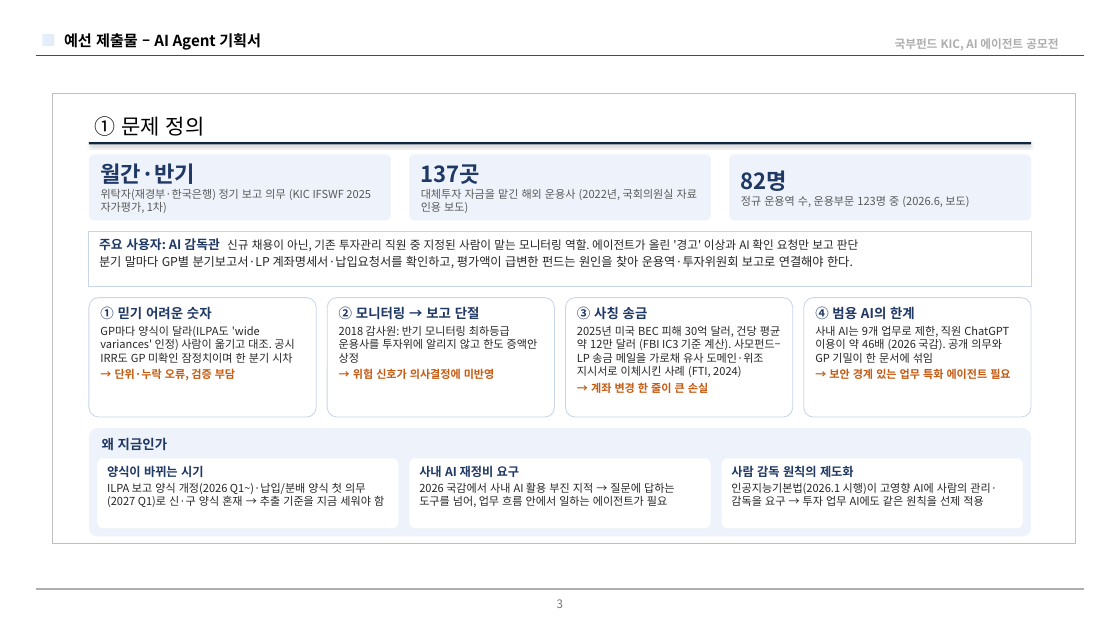
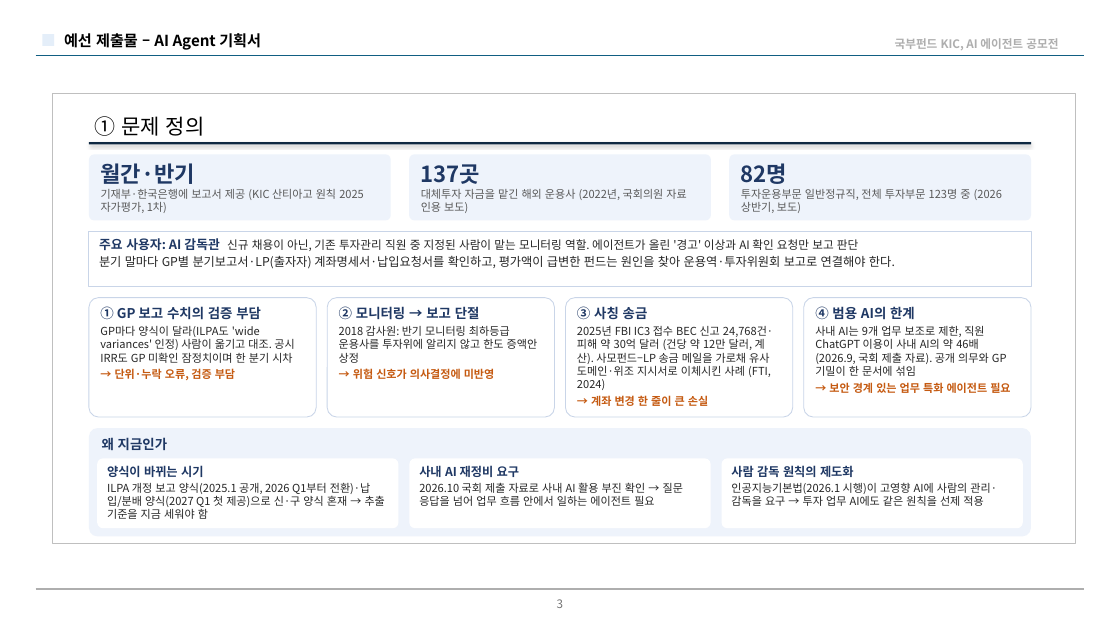
Before and after one commit to Chaewon-Park-STUDY/KIC-AI-Agent-2026, a slide deck: slide 3 of docs/proposal/HumanSight_proposal_draft_v7.pptx. Drawn at 1120x630 pixels with LibreOffice and Linux fonts; fonts in the diff are those of the drawing; background and template pictures are left out. Boxes give left, top, right and bottom in pixels: in the first picture for what was removed or moved away, otherwise in the second. Text is boxed around its words. In the diff, an @@ line names an element or a change of style, - is before the commit and + after.

```diff
--- a/docs/proposal/HumanSight_proposal_draft_v7.pptx
+++ b/docs/proposal/HumanSight_proposal_draft_v7.pptx
@@ text in rounded rectangle at box(101, 189, 364, 213): text changed @@
-위탁자(재경부·한국은행) 정기 보고 의무 (KIC IFSWF 2025 자가평가, 1차)
+기재부·한국은행에 보고서 제공 (KIC 산티아고 원칙 2025 자가평가, 1차)
@@ text in rounded rectangle at box(421, 189, 686, 213): text changed @@
-대체투자 자금을 맡긴 해외 운용사 (2022년, 국회의원실 자료 인용 보도)
+대체투자 자금을 맡긴 해외 운용사 (2022년, 국회의원 자료 인용 보도)
@@ text in rounded rectangle at box(741, 189, 1002, 213): text changed @@
-정규 운용역 수, 운용부문 123명 중 (2026.6, 보도)
+투자운용부문 일반정규직, 전체 투자부문 123명 중 (2026 상반기, 보도)
@@ text in rectangle at box(99, 256, 895, 269): text changed @@
-분기 말마다 GP별 분기보고서·LP 계좌명세서·납입요청서를 확인하고, 평가액이 급변한 펀드는 원인을 찾아 운용역·투자위원회 보고로 연결해야 한다.
+분기 말마다 GP별 분기보고서·LP(출자자) 계좌명세서·납입요청서를 확인하고, 평가액이 급변한 펀드는 원인을 찾아 운용역·투자위원회 보고로 연결해야 한다.
@@ text in rounded rectangle at box(100, 306, 261, 320): text changed @@
-① 믿기 어려운 숫자
+① GP 보고 수치의 검증 부담
@@ text in rounded rectangle at box(577, 326, 773, 390): text changed @@
-2025년 미국 BEC 피해 30억 달러, 건당 평균 약 12만 달러 (FBI IC3 기준 계산). 사모펀드–LP 송금 메일을 가로채 유사 도메인·위조 지시서로 이체시킨 사례 (FTI, 2024)
+2025년 FBI IC3 접수 BEC 신고 24,768건·피해 약 30억 달러 (건당 약 12만 달러, 계산). 사모펀드–LP 송금 메일을 가로채 유사 도메인·위조 지시서로 이체시킨 사례 (FTI, 2024)
@@ text in rounded rectangle at box(815, 326, 1007, 376): text changed @@
-사내 AI는 9개 업무로 제한, 직원 ChatGPT 이용이 약 46배 (2026 국감). 공개 의무와 GP 기밀이 한 문서에 섞임
+사내 AI는 9개 업무 보조로 제한, 직원 ChatGPT 이용이 사내 AI의 약 46배 (2026.9, 국회 제출 자료). 공개 의무와 GP 기밀이 한 문서에 섞임
@@ text in rounded rectangle at box(107, 483, 385, 519): text changed @@
-ILPA 보고 양식 개정(2026 Q1~)·납입/분배 양식 첫 의무(2027 Q1)로 신·구 양식 혼재 → 추출 기준을 지금 세워야 함
+ILPA 개정 보고 양식(2025.1 공개, 2026 Q1부터 전환)·납입/분배 양식(2027 Q1 첫 제공)으로 신·구 양식 혼재 → 추출 기준을 지금 세워야 함
@@ text in rounded rectangle at box(419, 482, 683, 506): text changed @@
-2026 국감에서 사내 AI 활용 부진 지적 → 질문에 답하는 도구를 넘어, 업무 흐름 안에서 일하는 에이전트가 필요
+2026.10 국회 제출 자료로 사내 AI 활용 부진 확인 → 질문 응답을 넘어 업무 흐름 안에서 일하는 에이전트 필요
```
Also in this commit, not shown: 9 other slides changed, 3 other files.
